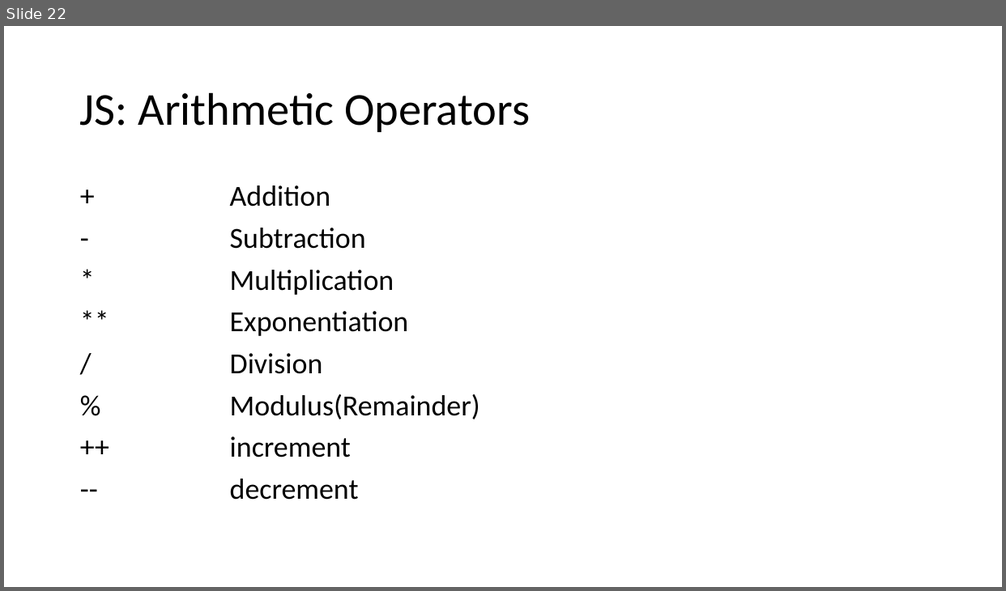
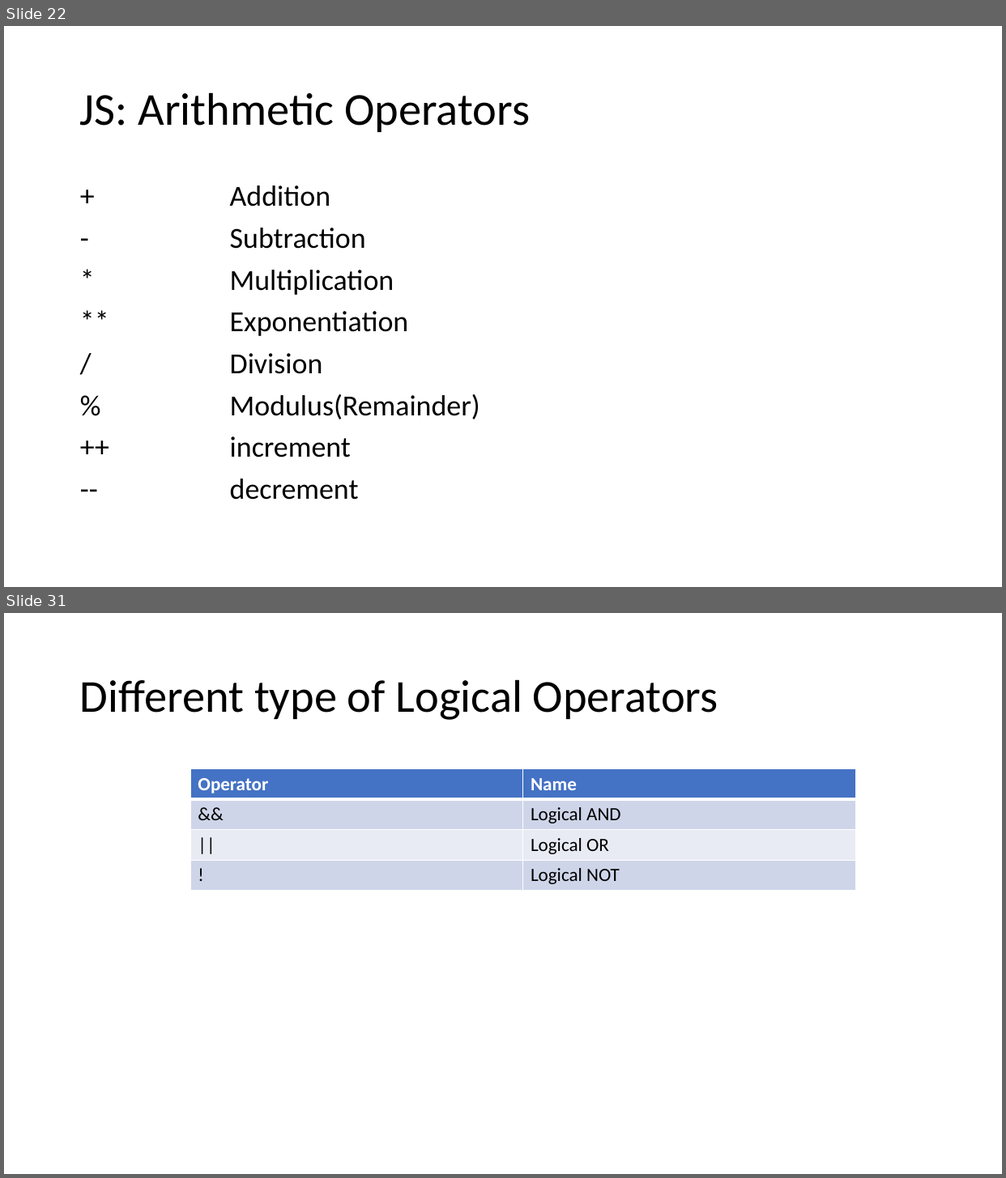
Before and after one commit to PiyushChaturvedii/Batch04, a slide deck: JavaScript.pptx. Shown one above the other, each under a label of ours: slide 22 before the commit, slides 22 and 31 after it; the slides between them are not shown. The pictures are 1006x591 and 1006x1178 pixels, drawn with LibreOffice and Linux fonts; fonts in the diff are those of the drawing. Boxes give left, top, right and bottom in pixels: in the first picture for what was removed or moved away, otherwise in the second. Text is boxed around its words. In the diff, an @@ line names an element or a change of style, - is before the commit and + after.

```diff
--- a/JavaScript.pptx
+++ b/JavaScript.pptx
@@ slide 31 added at [4, 613, 1002, 1174], background #FFFFFF @@
@@ title added at [80, 679, 718, 720], 44 pt, text #000000 @@
+Different type of Logical Operators
@@ table added at [190, 769, 855, 891], 4 rows, 2 columns @@
+Operator | Name
+&& | Logical AND
+|| | Logical OR
+! | Logical NOT
```
Also in this commit, not shown: 12 other slides added, 5 other files.
